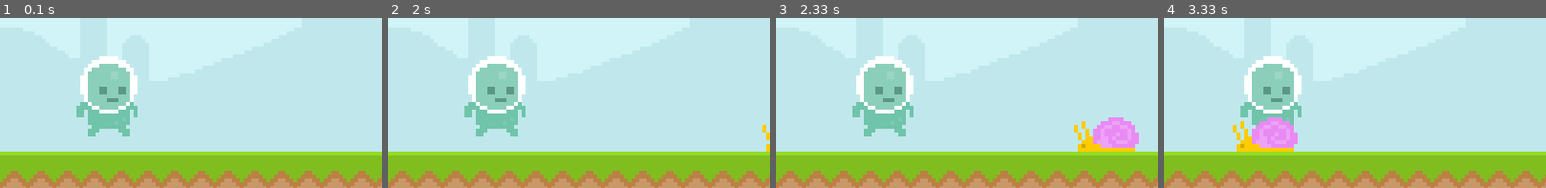
Above: before the commit, frames 1-4 (left to right).
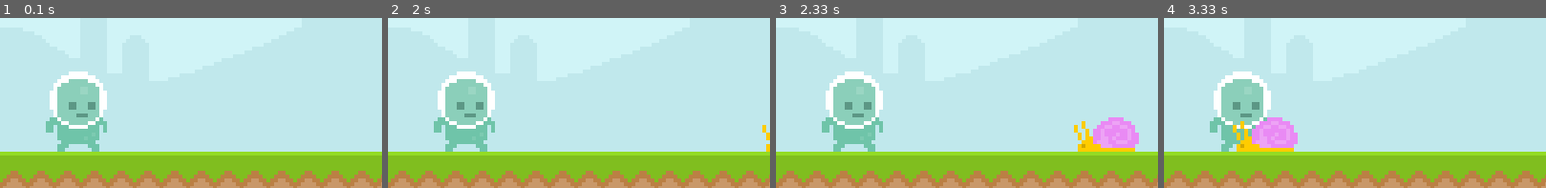
Above: after the commit, the same moments.

Repository: bstew794/PyGame_Tutorial
Game: pygame game, started from Runner.py
The game is run twice, just before and just after one commit, with the same random seed, the same clock (stepped at 60 frames per second) and the same inputs.
Inputs:
- Up to frame 1 (0.1 s): no input
- Up to frame 2 (2 s): no input
- Up to frame 3 (2.33 s): no input
- Up to frame 4 (3.33 s): no input
The pictures show only the part of the screen within x 0-50%, y 33-83%; the shares and areas given below are measured in that part.

The runs differ from the first frame. In frame 1, 8.7% of the frame differs, in the area x 12-36%, y 22-79%; in frame 2, 8.7%; in frame 3, 8.7%; in frame 4, 7.7%.

Commit message:
Added rectangle functionality to player surface

Diff:
--- a/Runner.py
+++ b/Runner.py
@@ -22,6 +22,7 @@
 snal_x_pos = 872
 
 # define a rectangle hitbox for the player
+play_rect = play_surf.get_rect(midbottom = (80, 300))
 
 # display an opening screen and change the fill of the test surface to red
 pygame.display.set_caption('Runner')
@@ -48,7 +49,7 @@
     screen.blit(grnd_surf, (0, 300))
 
     # display the player on the screen surface
-    screen.blit(play_surf, (80, 200))
+    screen.blit(play_surf, play_rect)
 
     # display the snail on the screen surface
     screen.blit(snal_surf, (snal_x_pos, 264))
